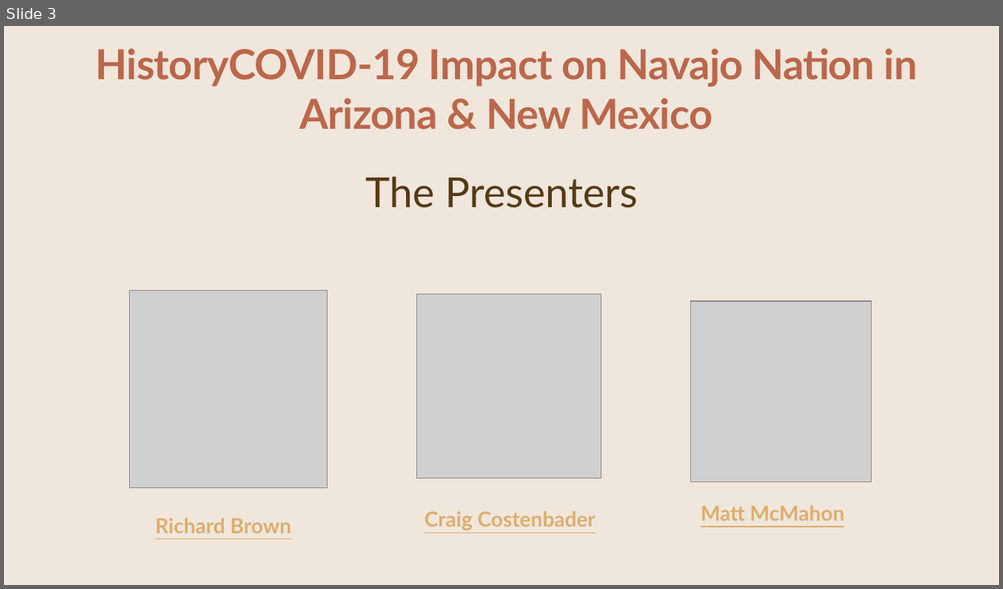
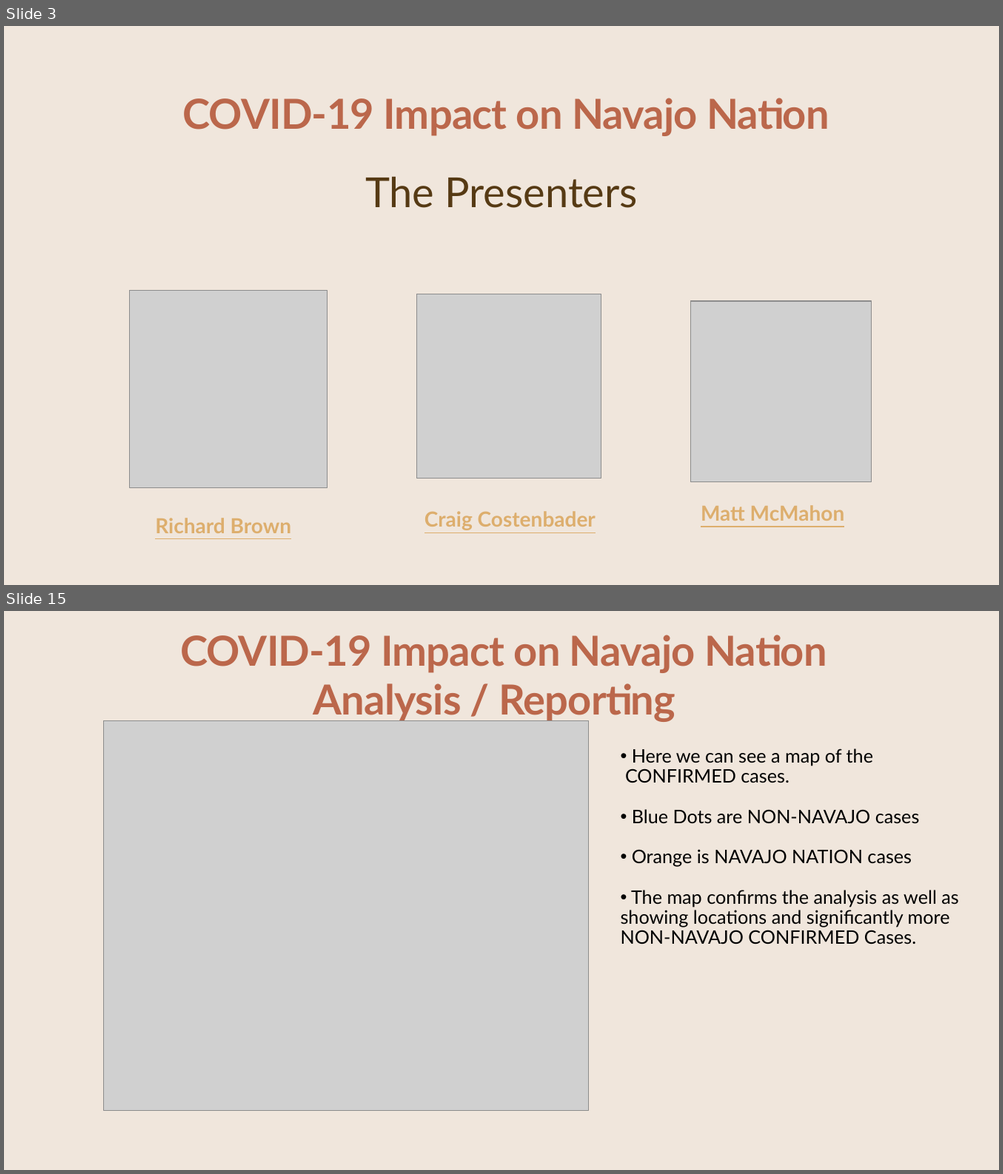
Before and after one commit to CCostenbader/Covid-19-effects-on-the-Navajo-Nation-Indian-Tribe, a slide deck: PPCRAIG.pptx. Shown one above the other, each under a label of ours: slide 3 before the commit, slides 3 and 15 after it; the slides between them are not shown. The pictures are 1003x589 and 1003x1174 pixels, drawn with LibreOffice and Linux fonts; fonts in the diff are those of the drawing; grey boxes stand for pictures; background and template pictures are left out. Boxes give left, top, right and bottom in pixels: in the first picture for what was removed or moved away, otherwise in the second. Text is boxed around its words. In the diff, an @@ line names an element or a change of style, - is before the commit and + after.

```diff
--- a/PPCRAIG.pptx
+++ b/PPCRAIG.pptx
@@ slide 15 added at [4,611,999,1170], background #F0E6DC @@
@@ text added at [180,635,827,673], 40 pt, text #BB674B, bold @@
+COVID-19 Impact on Navajo Nation
@@ title added at [313,684,675,722], 40 pt, text #BB674B, bold @@
+Analysis / Reporting
@@ picture added at [104,721,588,1111] @@
@@ text added at [620,749,958,945], 18 pt, text #000000 @@
+• Here we can see a map of the
+CONFIRMED cases.
+• Blue Dots are NON-NAVAJO cases
+• Orange is NAVAJO NATION cases
+• The map confirms the analysis as well as showing locations and significantly more NON-NAVAJO CONFIRMED Cases.
@@ slide 3 changed as well @@
@@ text at [183,98,829,136]: text changed @@
-HistoryCOVID-19 Impact on Navajo Nation in Arizona & New Mexico
+COVID-19 Impact on Navajo Nation
```
Also in this commit, not shown: 6 other slides changed, 10 other slides added, 13 slides removed, 5 other files.
